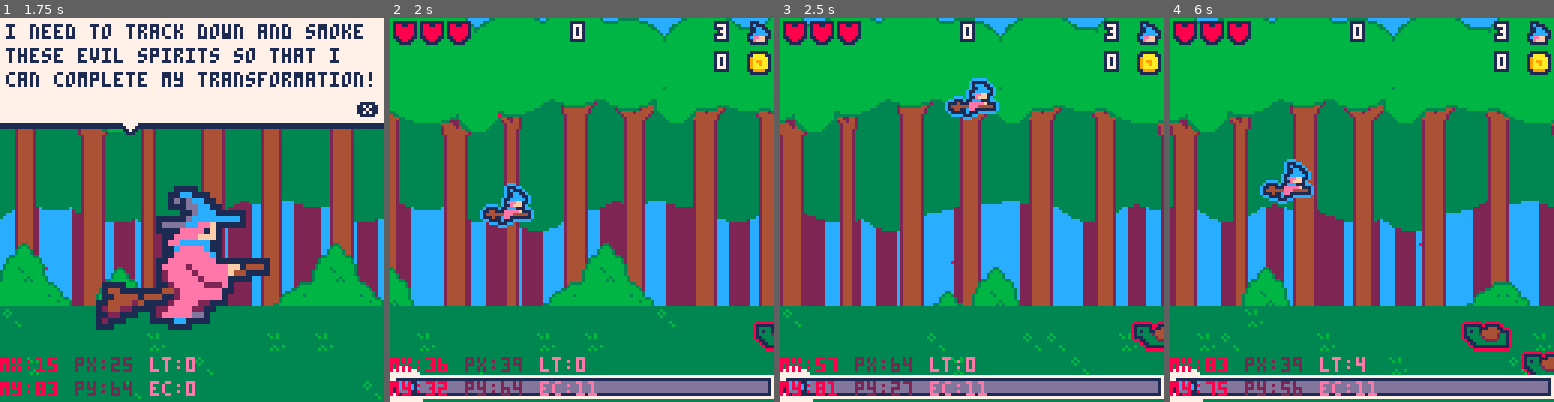
Above: before the commit, frames 1-4 (left to right).
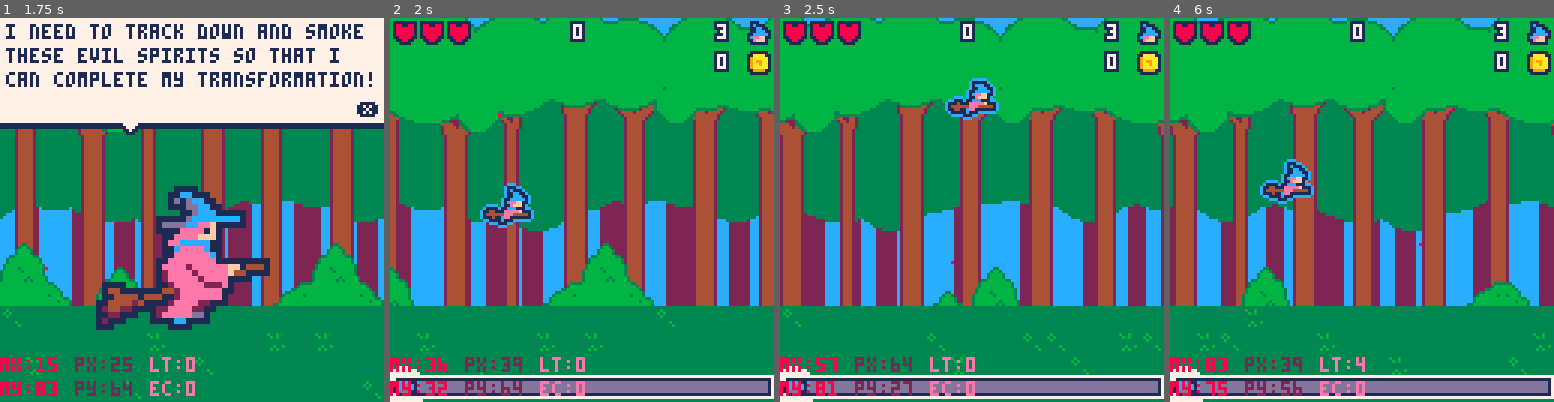
Above: after the commit, the same moments.

Repository: roseblack02/pico8-witch_blaster
Game: PICO-8 cartridge witch_blaster.p8
Two runs of this game, one before a commit and one after it. Both use one fixed random seed, a clock stepped at 60 frames per second and the inputs below.
Inputs (mouse positions are in pixels of both pictures, inside the frame that each line leads up to):
- Up to frame 1 (1.75 s): tap X (X key) at 0.33, 1.07 s; click (280, 121) at 0.67 s; tap O (Z key) at 0.7, 1.7 s; click (46, 267) at 1.22 s; hold Right from 1.6 s (still down)
- Up to frame 2 (2 s): keep holding Right; click (497, 114) at 1.77 s; tap X (X key) at 1.85 s
- Up to frame 3 (2.5 s): release Right at 2.1 s; tap O (Z key) at 2.1 s; hold Up 2.15-2.42 s; click (952, 259) at 2.32 s; hold Right from 2.47 s (still down)
- Up to frame 4 (6 s): tap O (Z key) every 0.4 s from 2.5 to 5.7 s; click (1404, 106) at 2.87 s; tap X (X key) at 2.97, 4.08, 5.2 s; release Right at 3.03 s; hold Left 3.08-3.58 s; click (1465, 256) at 3.42 s; hold Down 3.63-3.97 s; click (1231, 102) at 3.97 s; hold Right 4.02-4.68 s; click (1292, 248) at 4.52 s; hold Up 4.73-5.03 s; click (1354, 94) at 5.07 s; hold Left 5.08-5.68 s; click (1419, 244) at 5.62 s; hold Down from 5.73 s (still down)

Frame 1 is identical in both runs. In frame 2, 0.3% of the frame differs, in the area x 48-100%, y 78-99%; in frame 3, 0.6%; in frame 4, 1.2%.

Commit message:
working on level 4

Diff:
--- a/levels.lua
+++ b/levels.lua
@@ -39,3 +39,11 @@
 		wave3={
 			}
 		}
+
+level4={wave1={
+			},
+		wave2={
+			},
+		wave3={
+			}
+		}
--- a/witch_blaster.p8
+++ b/witch_blaster.p8
@@ -7,8 +7,6 @@
 	make 6 levels (3 and 6 are bosses)
 	make boss enemies (egg) (wizard)
 
-	add some little particle effects etc for wizard
-
 	game music
 	shop music
 	at least 1 boss song ideally 2
@@ -20,7 +18,7 @@
 	refine enemies
 	refine movement
 	refine sprites
-	refine shop
+	refine shop look and prices
 ]]--
 
 function _init()
@@ -49,7 +47,7 @@
 	--get level info from text file
 	#include levels.lua
 	levels={level1,level2,level3,level4,level5,level6}
-	level=3
+	level=4
 	level_timer=0
 	wave1,wave2,wave3=true,false,false
 	level_clear=false
Not shown, changed: the music (__music__) section of witch_blaster.p8
